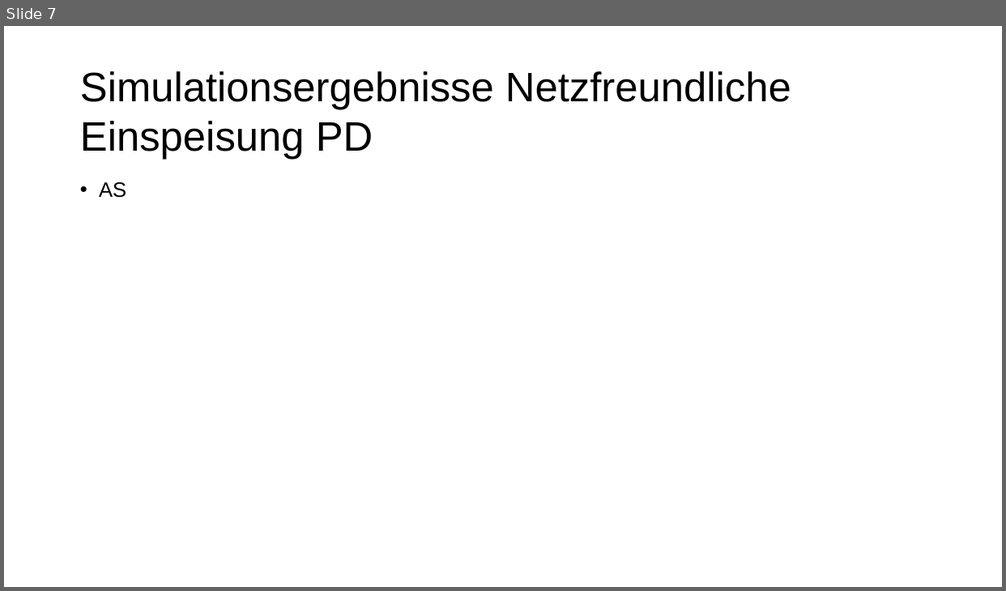
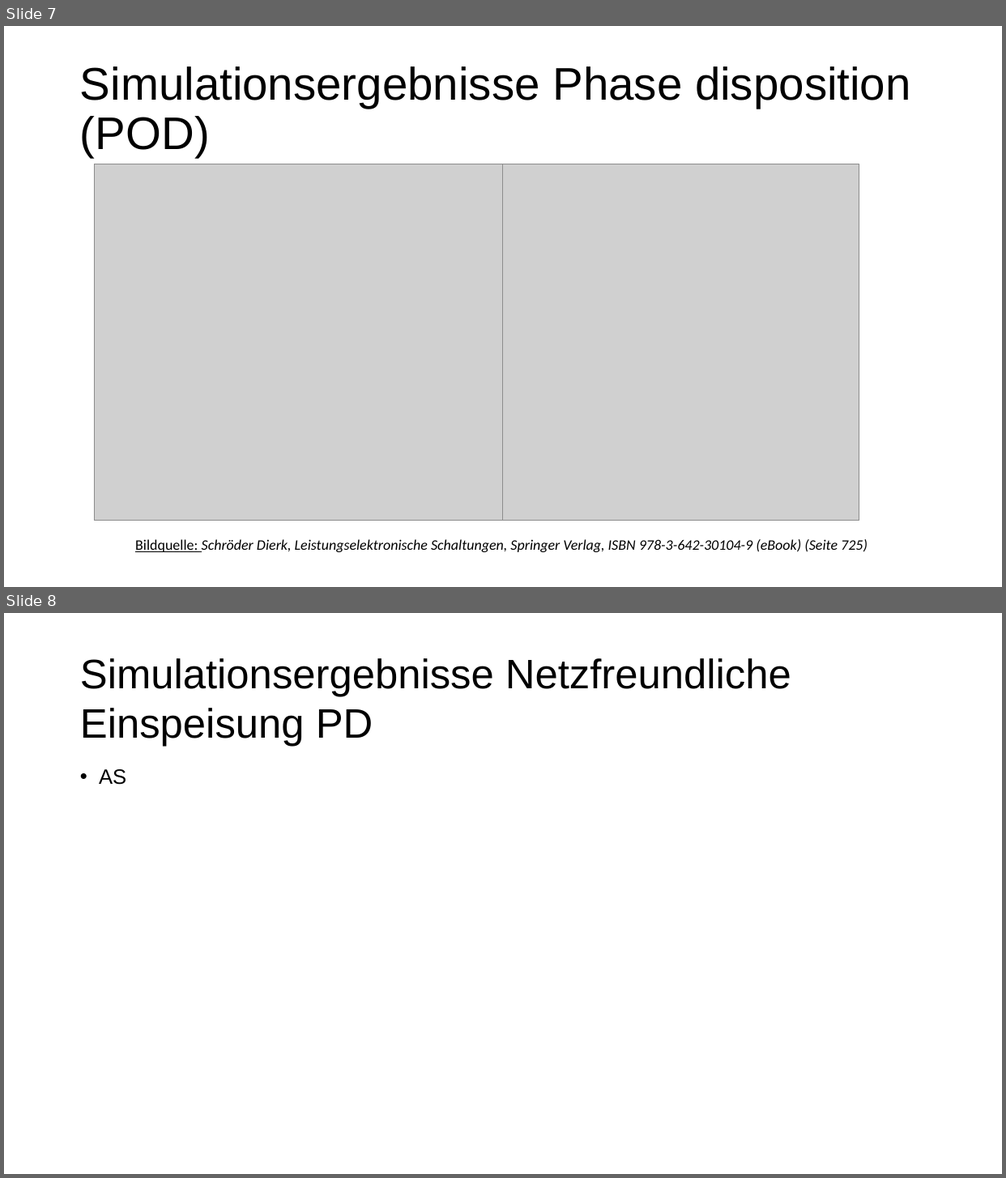
Before and after one commit to timspilak/NPC_Inverter, a slide deck: research/presentation_simulation results.pptx. Shown one above the other, each under a label of ours: slide 7 before the commit, slides 7 and 8 after it. The pictures are 1006x591 and 1006x1178 pixels, drawn with LibreOffice and Linux fonts; fonts in the diff are those of the drawing; grey boxes stand for pictures. Boxes give left, top, right and bottom in pixels: in the first picture for what was removed or moved away, otherwise in the second. Text is boxed around its words. In the diff, an @@ line names an element or a change of style, - is before the commit and + after.

```diff
--- a/research/presentation_simulation results.pptx
+++ b/research/presentation_simulation results.pptx
@@ slide 7 added at (x1=4, y1=26, x2=1002, y2=587), background #FFFFFF @@
@@ title added at (x1=80, y1=66, x2=911, y2=158), 44 pt, text #000000 @@
+Simulationsergebnisse Phase disposition (POD)
@@ picture added at (x1=94, y1=165, x2=503, y2=521) @@
@@ picture added at (x1=503, y1=165, x2=859, y2=521) @@
@@ text added at (x1=135, y1=540, x2=867, y2=552), 14 pt, text #000000, italic @@
+Bildquelle: Schröder Dierk, Leistungselektronische Schaltungen, Springer Verlag, ISBN 978-3-642-30104-9 (eBook) (Seite 725)
@@ what was slide 7 is now slide 8 @@
```
Also in this commit, not shown: 1 slide changed, 34 other files.
